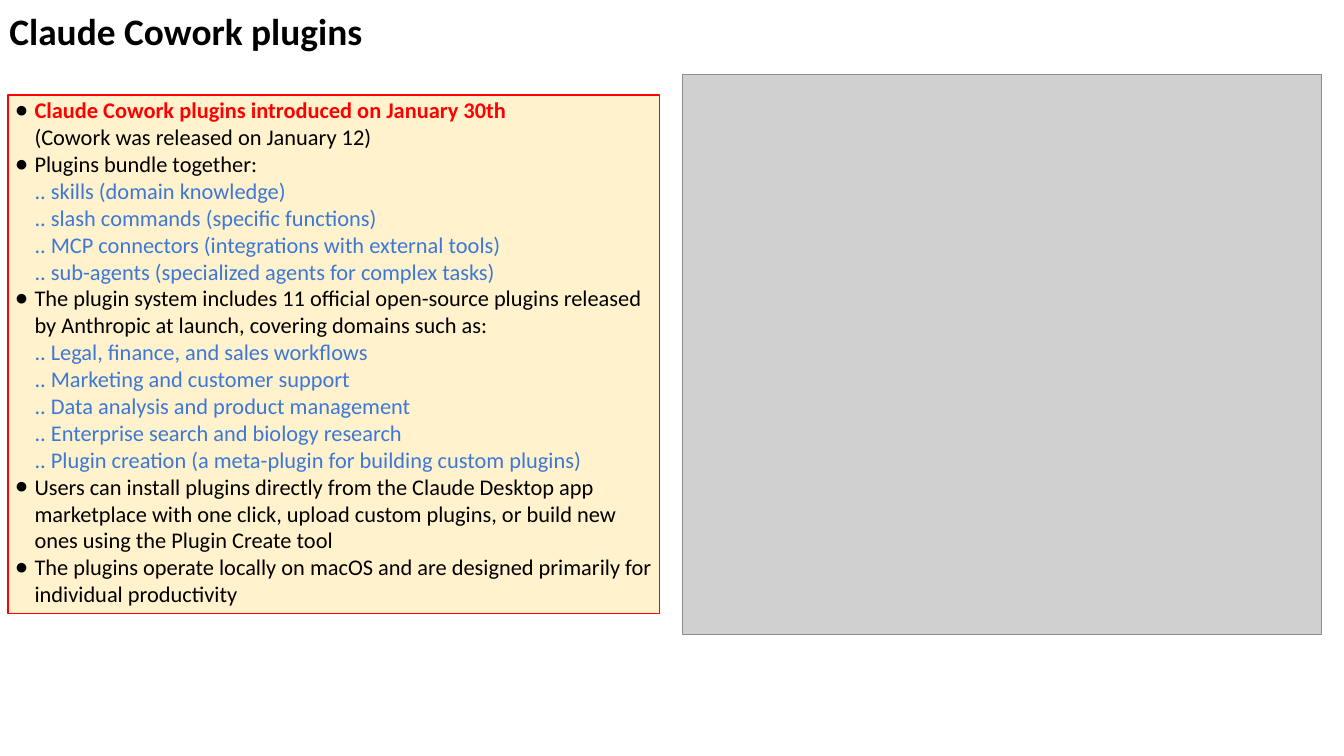
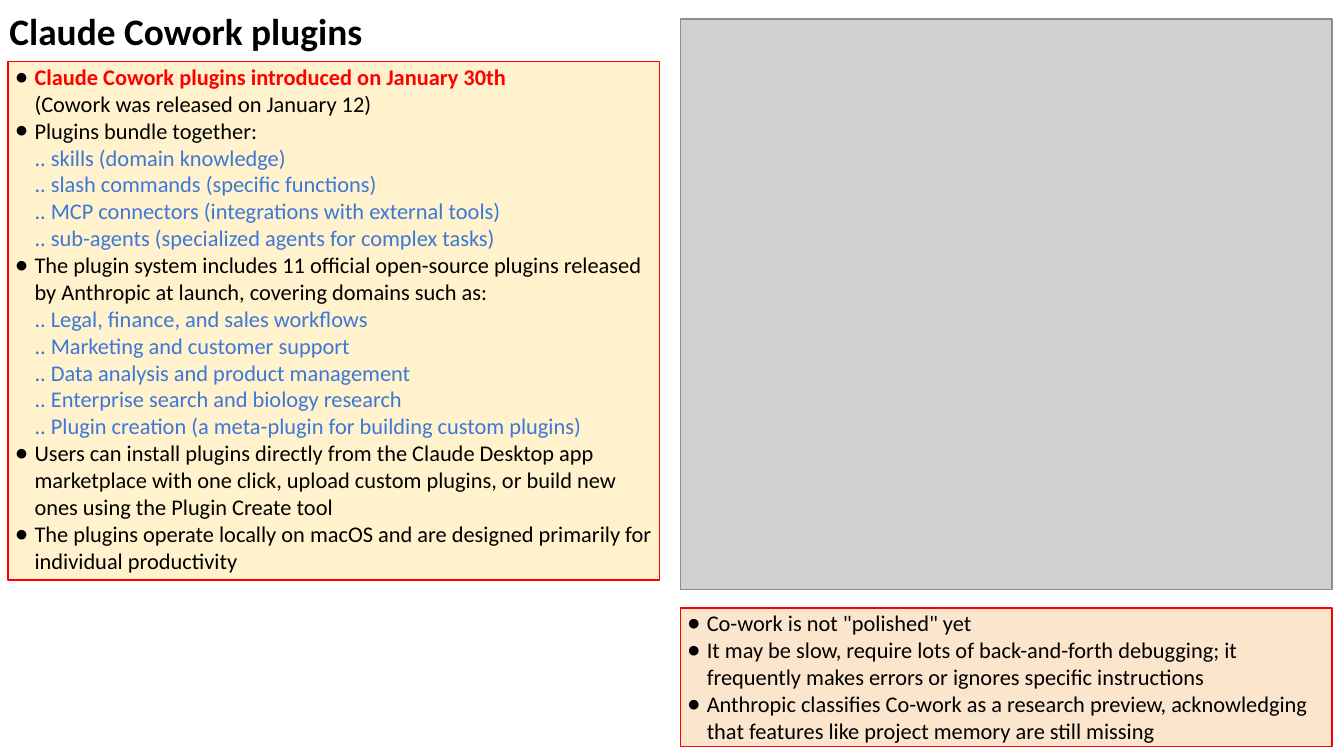
Before and after one commit to lselector/seminar, a slide deck: slide 18 of 2026/2026-02-13-AI-Updates.pptx (slide 17 before the commit). Drawn at 1344x756 pixels with LibreOffice and Linux fonts; fonts in the diff are those of the drawing; grey boxes stand for pictures. Boxes give left, top, right and bottom in pixels: in the first picture for what was removed or moved away, otherwise in the second. Text is boxed around its words. In the diff, an @@ line names an element or a change of style, - is before the commit and + after.

```diff
--- a/2026/2026-02-13-AI-Updates.pptx
+++ b/2026/2026-02-13-AI-Updates.pptx
@@ picture: place and size @@
-picture at bbox=[683, 75, 1322, 634]
+picture at bbox=[680, 19, 1332, 590]
@@ rectangle "Claude Cowork plugins introduced on ...": place and size @@
-rectangle "Claude Cowork plugins introduced on ..." at bbox=[8, 95, 660, 614]
+rectangle "Claude Cowork plugins introduced on ..." at bbox=[8, 62, 660, 581]
@@ rectangle added at bbox=[680, 609, 1332, 747], fill #FCE5CD, outline #FF0000 0.75 pt, 12 pt, text #000000 @@
+● Co-work is not "polished" yet
+● It may be slow, require lots of back-and-forth debugging; it frequently makes errors or ignores specific instructions
+● Anthropic classifies Co-work as a research preview, acknowledging that features like project memory are still missing
```
Also in this commit, not shown: 6 other slides changed, 1 slide added.
